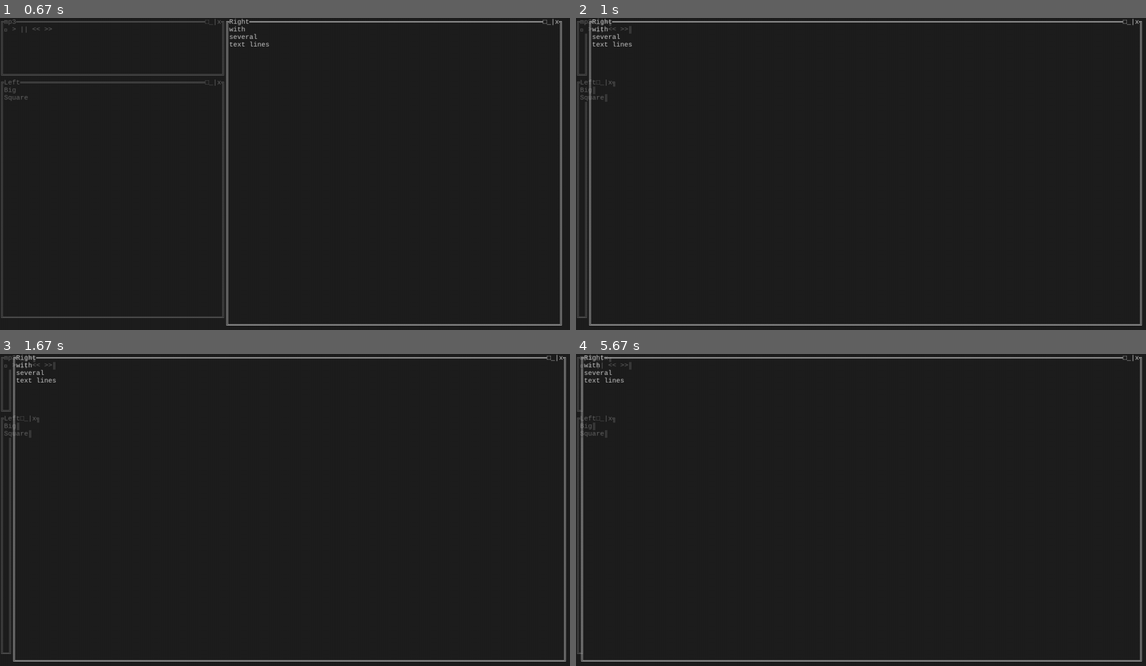
Above: before the commit, frames 1-4 (two rows, left to right).
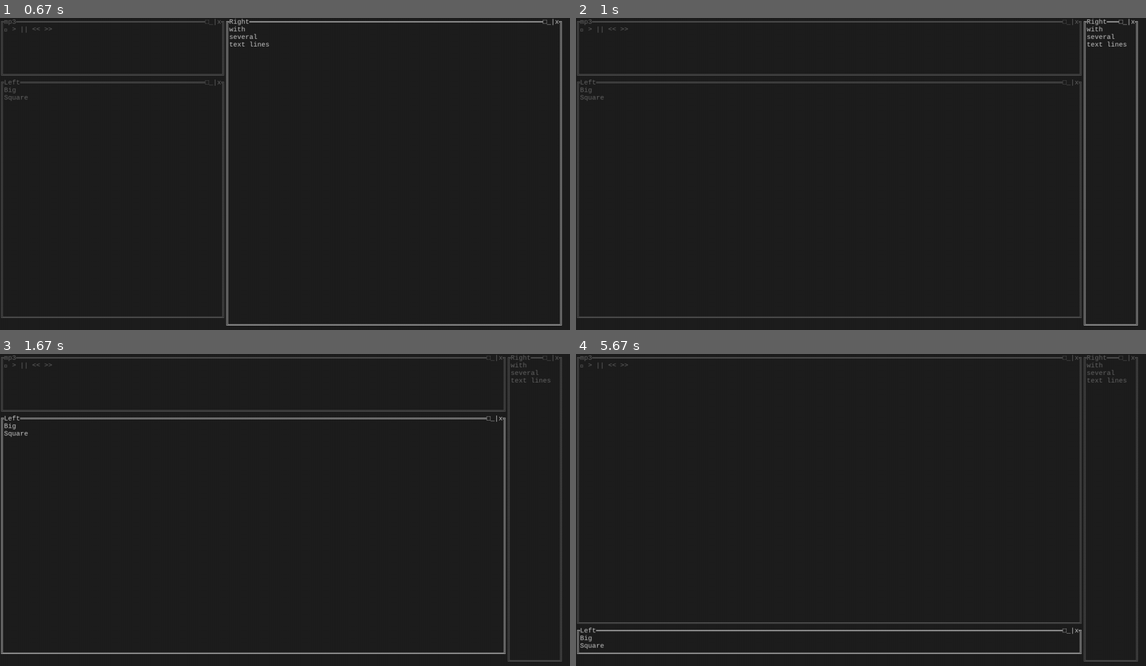
Above: after the commit, the same moments.

Repository: kyrlian/text-console
Game: pygame game, started from text.py
The game is run twice, just before and just after one commit, with the same random seed, the same clock (stepped at 60 frames per second) and the same inputs.
Inputs (mouse positions are in pixels of both pictures, inside the frame that each line leads up to):
- Up to frame 1 (0.67 s): click (285, 177) at 0.38 s
- Up to frame 2 (1 s): tap M at 0.67 s
- Up to frame 3 (1.67 s): tap Space at 1 s; click (353, 541) at 1.38 s
- Up to frame 4 (5.67 s): click (975, 488) at 2.88 s; click (1037, 506) at 3.22 s; click (735, 456) at 4.88 s; click (735, 453) at 5.22 s; tap M at 5.5 s

Frame 1 is identical in both runs. In frame 2, 4.4% of the frame differs, in the area x 1-100%, y 0-99%; in frame 3, 4.6%, in the area x 0-100%, y 0-99%; in frame 4, 4.0%.

Commit message:
debug resize

Diff:
--- a/panel.py
+++ b/panel.py
@@ -8,7 +8,7 @@
         self.innercursorx = 0
         self.innercursory = 0
         self.initcontent(content)
-        self.sizes=[1,int(self.contentheigth*.1),self.contentheigth]
+        self.sizes=[.1,.5,.9]
 
     def attachtozone(self, zone):
         self.zone = zone
@@ -24,13 +24,13 @@
     def toggleminimised(self):
         if self.status == "minimized":
             self.status = "normal"
-            self.zone.parent.resizeabs(self.sizes[1])
+            self.zone.parent.resize(self.sizes[1])
         elif self.status == "normal":
             self.status = "maximized"
-            self.zone.parent.resizeabs(self.sizes[2])
+            self.zone.parent.resize(self.sizes[2])
         else:
             self.status = "minimized"
-            self.zone.parent.resizeabs(self.sizes[0])
+            self.zone.parent.resize(self.sizes[0])
 
     def getcolor(self, context):
         if context.focusedpanel == self:
--- a/zone.py
+++ b/zone.py
@@ -45,32 +45,16 @@
                             int(self.w * (1-pct)), self.h, self, Panel("temp")))
         return self.childs
 
-    def resizeabs(self, abs):  # change split pct, or just recalc sizes (if Pct==None)
+    def resize(self, pctorabs=None):  # change split pct, or just recalc sizes (if Pct==None)
         if len(self.childs) > 0:
-            if self.splitdir == "h":
-                self.childs[0].x = self.x
-                self.childs[0].y = self.y
-                self.childs[0].w = self.w
-                self.childs[0].h = abs
-                self.childs[1].x = self.x
-                self.childs[1].y = self.y + abs
-                self.childs[1].w = self.w
-                self.childs[1].h = self.h - abs
-            else:
-                self.childs[0].x = self.x
-                self.childs[0].y = self.y
-                self.childs[0].w = abs
-                self.childs[0].h = self.h
-                self.childs[1].x = self.x + abs
-                self.childs[1].y = self.y
-                self.childs[1].w = self.w - abs
-                self.childs[1].h = self.h
-            self.childs[0].resizepct()
-            self.childs[1].resizepct()
-
-    def resizepct(self, pct=None):  # change split pct, or just recalc sizes (if Pct==None)
-        if len(self.childs) > 0:
-            if pct != None:
+            if pctorabs != None:
+                if pctorabs < 1:
+                    pct = pctorabs
+                else: #abs
+                    if self.splitdir == "h":
+                        pct = pctorabs / self.h
+                    else:
+                        pct = pctorabs / self.w
                 self.splitpct = pct
             else:
                 pct = self.splitpct
@@ -92,8 +76,8 @@
                 self.childs[1].y = self.y
                 self.childs[1].w = int(self.w * (1-pct))
                 self.childs[1].h = self.h
-            self.childs[0].resizepct()
-            self.childs[1].resizepct()
+            self.childs[0].resize()
+            self.childs[1].resize()
 
     def remove(self):
         if self.parent == None:  # if I am root, quit
